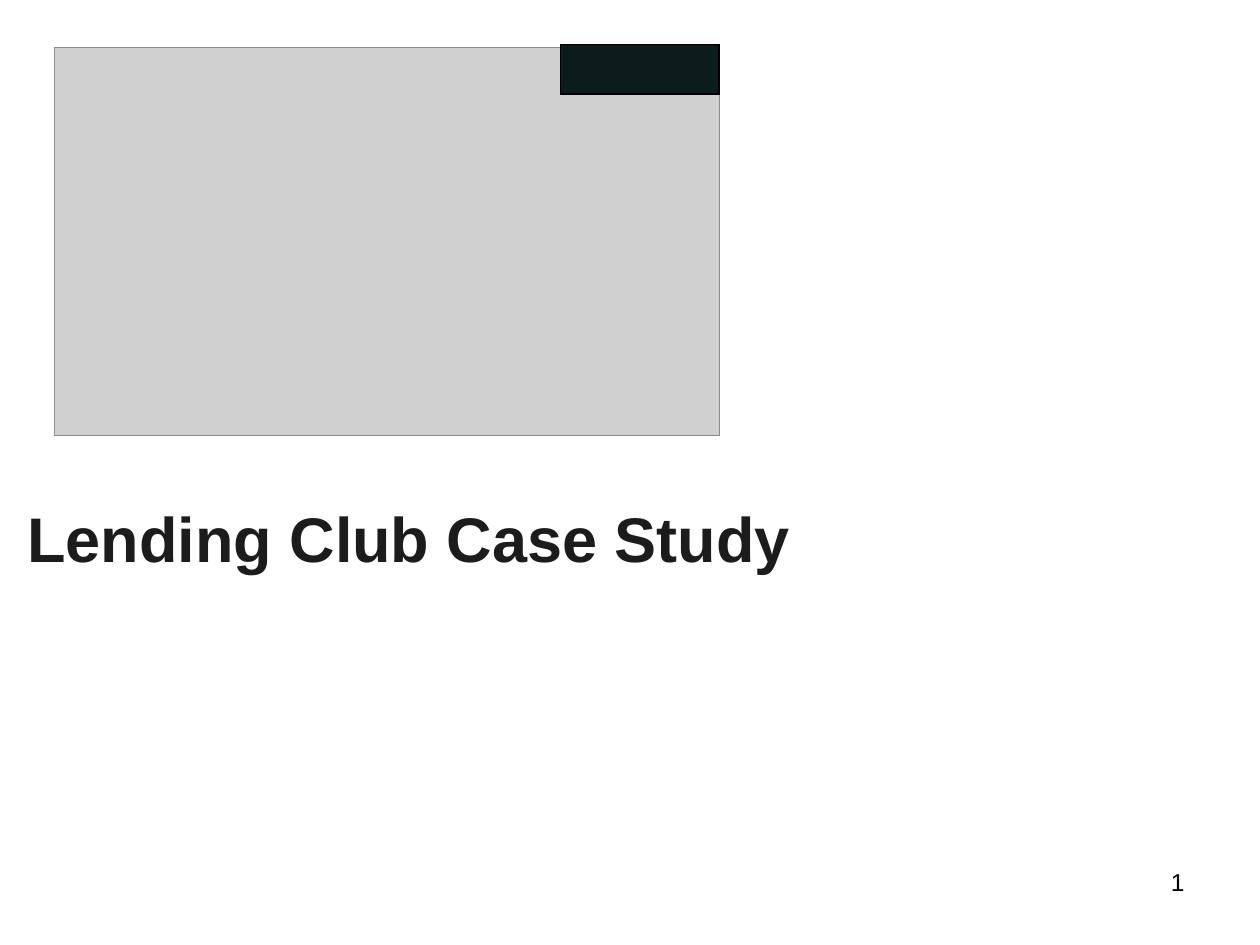
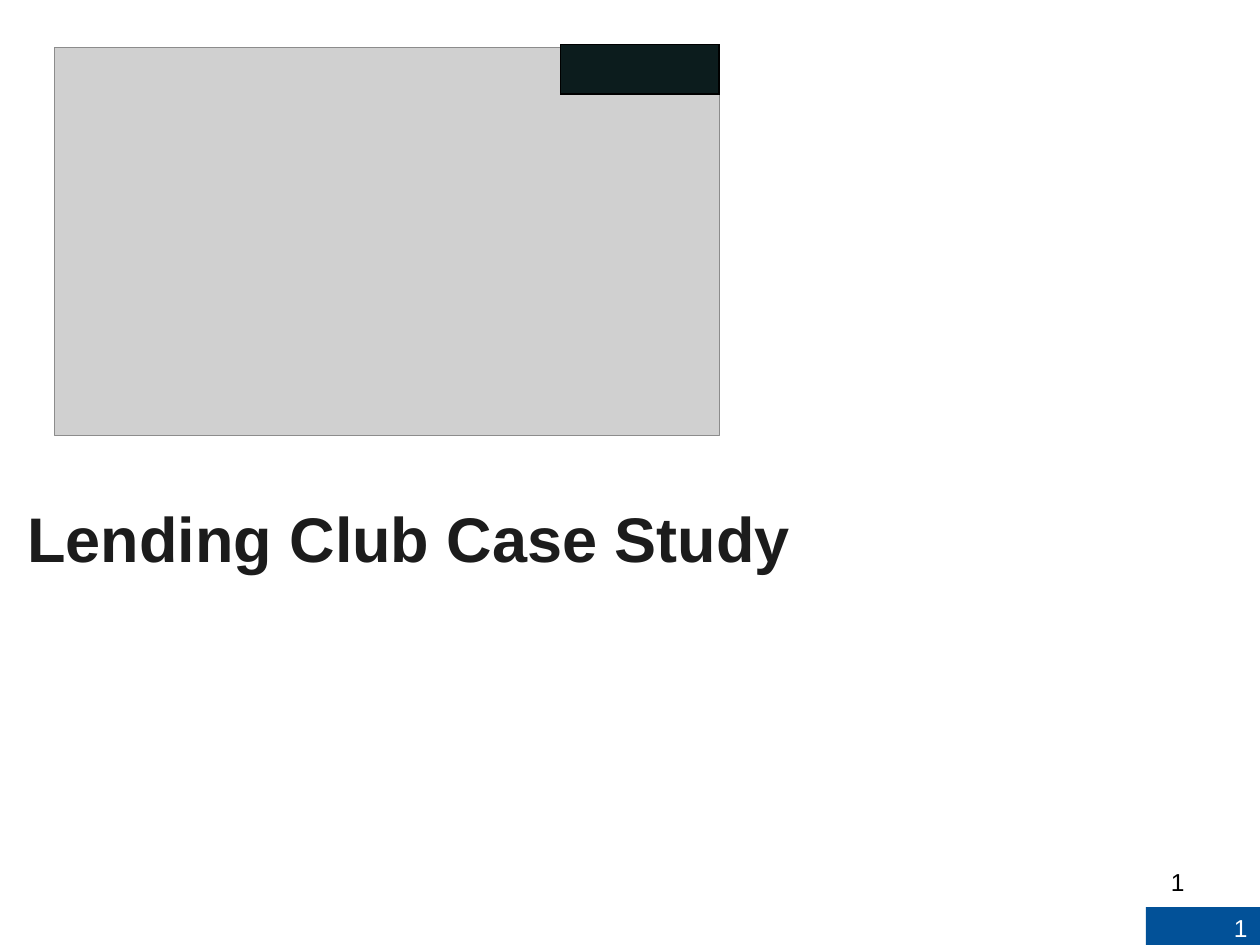
Before and after one commit to RujDha/LendingClub-CaseStudy, a slide deck: slide 1 of LeandingClub-CaseStudy.pptx. Drawn at 1260x945 pixels with LibreOffice and Linux fonts; fonts in the diff are those of the drawing; grey boxes stand for pictures; background and template pictures are left out. Boxes give left, top, right and bottom in pixels: in the first picture for what was removed or moved away, otherwise in the second. Text is boxed around its words. In the diff, an @@ line names an element or a change of style, - is before the commit and + after.

```diff
--- a/LeandingClub-CaseStudy.pptx
+++ b/LeandingClub-CaseStudy.pptx
@@ page number added at (x1=1145, y1=907, x2=1260, y2=945), fill #025198, 14 pt, text #FFFFFF @@
+1
```
Also in this commit, not shown: 12 other slides changed, 2 slides added, 2 other files.
